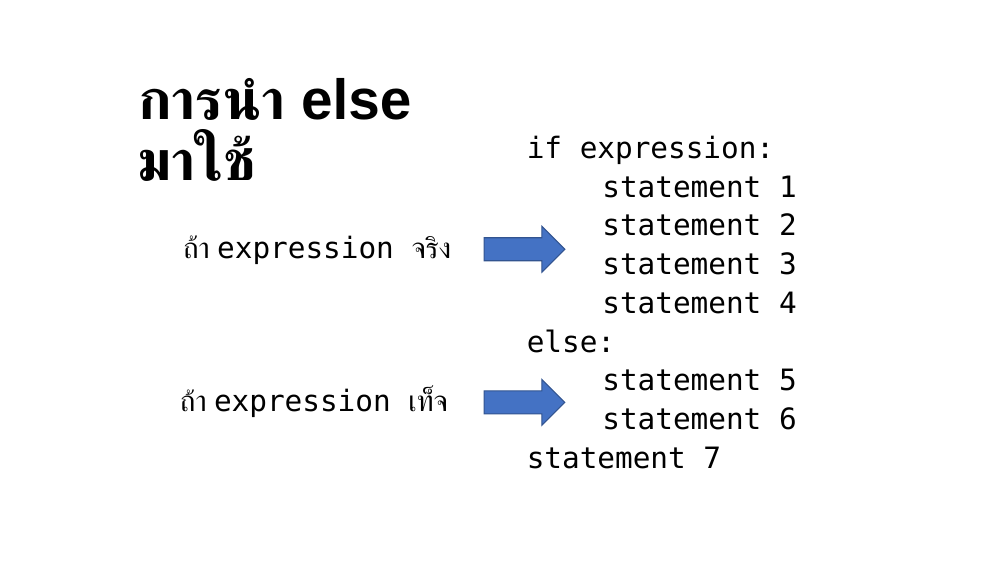
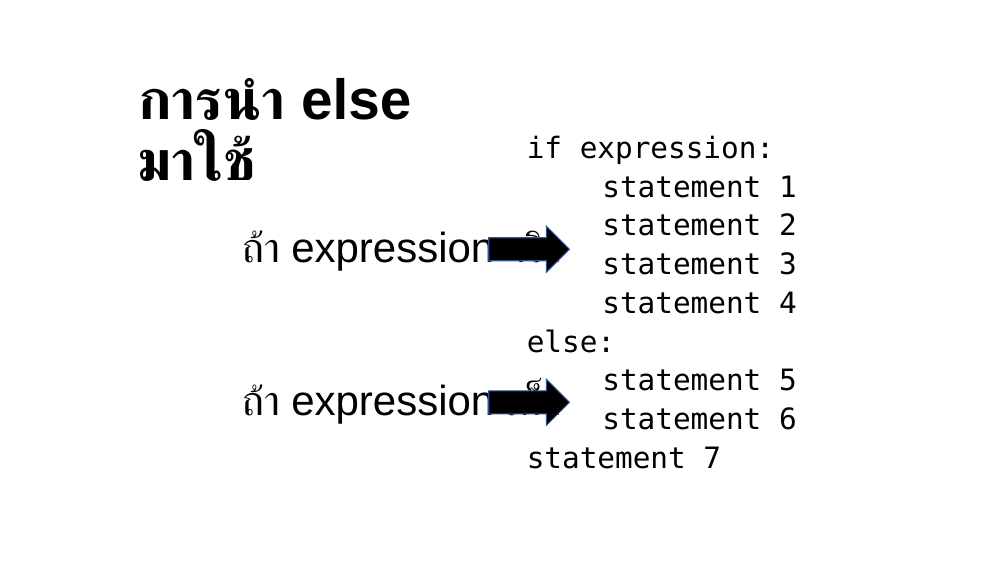
Before and after one commit to Vjumpkung/LetMeTiredPython, a slide deck: slide 8 of slide.pptx. Drawn at 1008x567 pixels with LibreOffice and Linux fonts; fonts in the diff are those of the drawing; background and template pictures are left out. Boxes give left, top, right and bottom in pixels: in the first picture for what was removed or moved away, otherwise in the second. Text is boxed around its words. In the diff, an @@ line names an element or a change of style, - is before the commit and + after.

```diff
--- a/slide.pptx
+++ b/slide.pptx
@@ text "ถ้า expression จริง": place and size @@
-text "ถ้า expression จริง" at bbox=[183, 235, 452, 264]
+text "ถ้า expression จริง" at bbox=[243, 230, 563, 274]
@@ text "ถ้า expression จริง" at bbox=[243, 230, 563, 274]: size 28 to 40 pt, font DejaVu Sans Mono to Arial @@
@@ right arrow: place and size @@
-right arrow at bbox=[484, 226, 565, 272]
+right arrow at bbox=[489, 226, 570, 272]
@@ right arrow at bbox=[489, 226, 570, 272]: fill #4472C4 to #000000 @@
@@ text "ถ้า expression เท็จ" at bbox=[243, 383, 563, 427]: size 28 to 40 pt, font DejaVu Sans Mono to Arial @@
@@ text "ถ้า expression เท็จ": place and size @@
-text "ถ้า expression เท็จ" at bbox=[180, 388, 448, 417]
+text "ถ้า expression เท็จ" at bbox=[243, 383, 563, 427]
@@ right arrow: place and size @@
-right arrow at bbox=[484, 380, 565, 426]
+right arrow at bbox=[489, 380, 570, 426]
@@ right arrow at bbox=[489, 380, 570, 426]: fill #4472C4 to #000000 @@
```
Also in this commit, not shown: 4 other slides changed, 1 other file.
